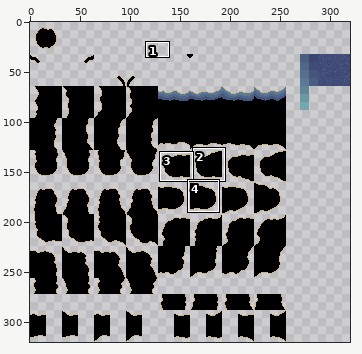
Pixel-art file: tiles/coast.ase. The first picture is a wide view before the edit; the outline marks the close-up.
Close-up. Before:
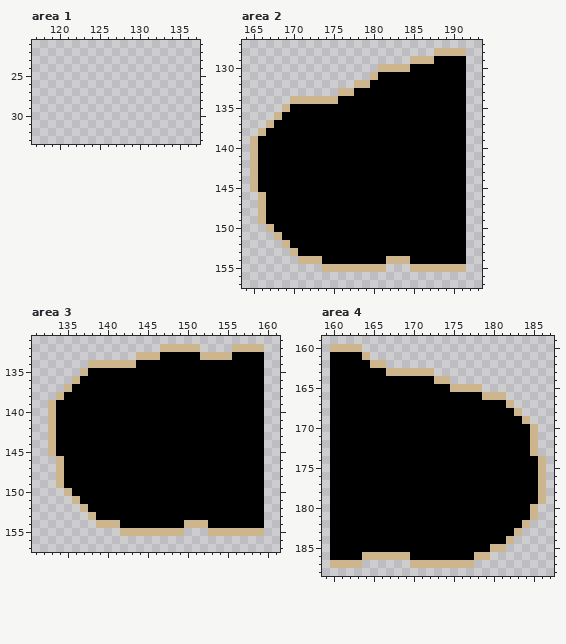
320x320 pixels, 1 frame. Shown: area 1: x 117..137, y 21..33; area 2: x 164..193, y 127..157; area 3: x 131..161, y 131..157; area 4: x 159..187, y 159..188. The commit also changed other parts of the picture, which this record leaves out.
After the commit:
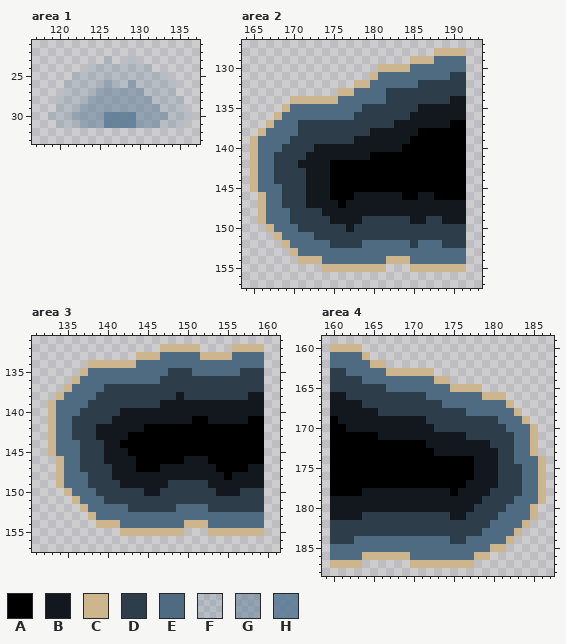
Palette (. is transparent): A #000000  B #12181d  C #cdb58e  D #2d3d4a  E #4f6b82  F #5a7a9432  G #5a7a9480  H #5a7a94e0
Commit: Finish beach tiles.
Diff:
--- area 1, layer "beach"
@@ x 117..137 @@
 22 .....................
-23 .....................
-24 .....................
-25 .....................
-26 .....................
-27 .....................
-28 .....................
-29 .....................
-30 .....................
-31 .....................
+23 .........F..F........
+24 .......FFFFFFFF......
+25 .....FFFFFFFFFFFF....
+26 ....FFFFFGFFGFFFFF...
+27 ....FFFFGGGGGGFFFF...
+28 ...FFFFGGGGGGGGFFFF..
+29 ...FFFGGGGGGGGGGFFF..
+30 ..FFFGGGGHHHHGGGGFFF.
+31 ...FFFGGGHHHHGGGFFF..
 32 .....................
--- area 2, layer "beach"
@@ x 164..193 @@
 128 ........................CCCC..
-129 .....................CCCAAAA..
-130 .................CCCCAAAAAAA..
-131 ................CAAAAAAAAAAA..
-132 ..............CCAAAAAAAAAAAA..
-133 ............CCAAAAAAAAAAAAAA..
-134 ......CCCCCCAAAAAAAAAAAAAAAA..
-135 .....CAAAAAAAAAAAAAAAAAAAAAA..
-136 ....CAAAAAAAAAAAAAAAAAAAAAAA..
-137 ...CAAAAAAAAAAAAAAAAAAAAAAAA..
-138 ..CAAAAAAAAAAAAAAAAAAAAAAAAA..
-139 .CAAAAAAAAAAAAAAAAAAAAAAAAAA..
-140 .CAAAAAAAAAAAAAAAAAAAAAAAAAA..
-141 .CAAAAAAAAAAAAAAAAAAAAAAAAAA..
-142 .CAAAAAAAAAAAAAAAAAAAAAAAAAA..
-143 .CAAAAAAAAAAAAAAAAAAAAAAAAAA..
-144 .CAAAAAAAAAAAAAAAAAAAAAAAAAA..
-145 .CAAAAAAAAAAAAAAAAAAAAAAAAAA..
-146 ..CAAAAAAAAAAAAAAAAAAAAAAAAA..
-147 ..CAAAAAAAAAAAAAAAAAAAAAAAAA..
-148 ..CAAAAAAAAAAAAAAAAAAAAAAAAA..
-149 ..CAAAAAAAAAAAAAAAAAAAAAAAAA..
-150 ...CAAAAAAAAAAAAAAAAAAAAAAAA..
-151 ....CAAAAAAAAAAAAAAAAAAAAAAA..
-152 .....CAAAAAAAAAAAAAAAAAAAAAA..
-153 ......CAAAAAAAAAAAAAAAAAAAAA..
-154 .......CCCAAAAAAAACCCAAAAAAA..
+129 .....................CCCEEEE..
+130 .................CCCCEEEEEEE..
+131 ................CEEEEEEEEEDD..
+132 ..............CCEEEEEEDDDDDD..
+133 ............CCEEEEDDDDDDDDDD..
+134 ......CCCCCCEEEEEEDDDDDDDDBB..
+135 .....CEEEEEEEEEDDDDDDDBBBBBB..
+136 ....CEEEEEEEEEDDDDDDDBBBBBBB..
+137 ...CEEEDDDDDDDDDDDDBBBBBBBAA..
+138 ..CEEEEDDDDDDDDDBBBBBBAAAAAA..
+139 .CEEEEDDDDDDDDBBBBBBBAAAAAAA..
+140 .CEEEDDDDBBBBBBBBBBBAAAAAAAA..
+141 .CEEDDDDBBBBBBBBAAAAAAAAAAAA..
+142 .CEEDDDBBBBAAAAAAAAAAAAAAAAA..
+143 .CEEDDDDBBBAAAAAAAAAAAAAAAAA..
+144 .CEEDDDDBBBAAAAAAAAAAAAAAAAA..
+145 .CEEEDDDBBBAAAAAAAAAAAAAAAAA..
+146 ..CEEDDDBBBAAABBBBBBAABBAAAA..
+147 ..CEEDDDBBBBABBBBBBBBBBBBBBB..
+148 ..CEEEDDDDBBBBBBBBBBBBBBBBBB..
+149 ..CEEEDDDDDBBBBDDDDDDBBDDBBB..
+150 ...CEEEDDDDDDBDDDDDDDDDDDDDD..
+151 ....CEEEEDDDDDDDDDDDDDDDDDDD..
+152 .....CEEEEEDDDDEEEEEEDEEEDDD..
+153 ......CEEEEEEEEEEEEEEEEEEEEE..
+154 .......CCCEEEEEEEECCCEEEEEEE..
 155 ..........CCCCCCCC...CCCCCCC..
--- area 3, layer "beach"
@@ x 131..161 @@
 132 ................CCCCC....CCCC..
-133 .............CCCAAAAACCCCAAAA..
-134 .......CCCCCCAAAAAAAAAAAAAAAA..
-135 ......CAAAAAAAAAAAAAAAAAAAAAA..
-136 .....CAAAAAAAAAAAAAAAAAAAAAAA..
-137 ....CAAAAAAAAAAAAAAAAAAAAAAAA..
-138 ...CAAAAAAAAAAAAAAAAAAAAAAAAA..
-139 ..CAAAAAAAAAAAAAAAAAAAAAAAAAA..
-140 ..CAAAAAAAAAAAAAAAAAAAAAAAAAA..
-141 ..CAAAAAAAAAAAAAAAAAAAAAAAAAA..
-142 ..CAAAAAAAAAAAAAAAAAAAAAAAAAA..
-143 ..CAAAAAAAAAAAAAAAAAAAAAAAAAA..
-144 ..CAAAAAAAAAAAAAAAAAAAAAAAAAA..
-145 ..CAAAAAAAAAAAAAAAAAAAAAAAAAA..
-146 ...CAAAAAAAAAAAAAAAAAAAAAAAAA..
-147 ...CAAAAAAAAAAAAAAAAAAAAAAAAA..
-148 ...CAAAAAAAAAAAAAAAAAAAAAAAAA..
-149 ...CAAAAAAAAAAAAAAAAAAAAAAAAA..
-150 ....CAAAAAAAAAAAAAAAAAAAAAAAA..
-151 .....CAAAAAAAAAAAAAAAAAAAAAAA..
-152 ......CAAAAAAAAAAAAAAAAAAAAAA..
-153 .......CAAAAAAAAAAAAAAAAAAAAA..
-154 ........CCCAAAAAAAACCCAAAAAAA..
+133 .............CCCEEEEECCCCEEEE..
+134 .......CCCCCCEEEEEEEEEEEEEEEE..
+135 ......CEEEEEEEEEEDDDEEEEEEDDD..
+136 .....CEEEEEEEEEEDDDDDDDDDDDDD..
+137 ....CEEEEDDDDDDDDDDDDDDDDDDDD..
+138 ...CEEEEDDDDDDDDDDBDDDDDDDDBB..
+139 ..CEEEEDDDDDDDDDBBBBBBBBBBBBB..
+140 ..CEEEDDDDDBBBBBBBBBBBBBBBBBB..
+141 ..CEEDDDDDBBBBBBBBBBAABBBBBAA..
+142 ..CEEDDDBBBBBBAAAAAAAAAAAAAAA..
+143 ..CEEDDDBBBBAAAAAAAAAAAAAAAAA..
+144 ..CEEEDDDBBAAAAAAAAAAAAAAAAAA..
+145 ..CEEEDDDBBBAAAAAAAAAAAAAAAAA..
+146 ...CEEDDDBBBBAAAAAABBBAAAAAAA..
+147 ...CEEDDDDBBBAAABBBBBBBAAAABB..
+148 ...CEEEDDDBBBBBBBBBBBBBBABBBB..
+149 ...CEEEDDDDBBBBBBDDDDDBBBBBBB..
+150 ....CEEEDDDDDDBBDDDDDDDBBBDDD..
+151 .....CEEEDDDDDDDDDDDDDDDDDDDD..
+152 ......CEEEEEDDDDDDEEEEDDDDDDD..
+153 .......CEEEEEEEEEEEEEEEEEEEEE..
+154 ........CCCEEEEEEEECCCEEEEEEE..
 155 ...........CCCCCCCC...CCCCCCC..
--- area 4, layer "beach"
@@ x 159..187 @@
 160 .CCCC........................
-161 .AAAAC.......................
-162 .AAAAACC.....................
-163 .AAAAAAACCCCCC...............
-164 .AAAAAAAAAAAAACC.............
-165 .AAAAAAAAAAAAAAACCCC.........
-166 .AAAAAAAAAAAAAAAAAAACCC......
-167 .AAAAAAAAAAAAAAAAAAAAAAC.....
-168 .AAAAAAAAAAAAAAAAAAAAAAAC....
-169 .AAAAAAAAAAAAAAAAAAAAAAAAC...
-170 .AAAAAAAAAAAAAAAAAAAAAAAAAC..
-171 .AAAAAAAAAAAAAAAAAAAAAAAAAC..
-172 .AAAAAAAAAAAAAAAAAAAAAAAAAC..
-173 .AAAAAAAAAAAAAAAAAAAAAAAAAC..
-174 .AAAAAAAAAAAAAAAAAAAAAAAAAAC.
-175 .AAAAAAAAAAAAAAAAAAAAAAAAAAC.
-176 .AAAAAAAAAAAAAAAAAAAAAAAAAAC.
-177 .AAAAAAAAAAAAAAAAAAAAAAAAAAC.
-178 .AAAAAAAAAAAAAAAAAAAAAAAAAAC.
-179 .AAAAAAAAAAAAAAAAAAAAAAAAAAC.
-180 .AAAAAAAAAAAAAAAAAAAAAAAAAC..
-181 .AAAAAAAAAAAAAAAAAAAAAAAAAC..
-182 .AAAAAAAAAAAAAAAAAAAAAAAAC...
-183 .AAAAAAAAAAAAAAAAAAAAAAAC....
-184 .AAAAAAAAAAAAAAAAAAAAAAC.....
-185 .AAAAAAAAAAAAAAAAAAAACC......
-186 .AAAACCCCCCAAAAAAAACC........
+161 .EEEEC.......................
+162 .EEEEECC.....................
+163 .DDEEEEECCCCCC...............
+164 .DDDDEEEEEEEEECC.............
+165 .DDDDDDDEEEEEEEECCCC.........
+166 .BBDDDDDDDDDDEEEEEEECCC......
+167 .BBBBDDDDDDDDDDEEEEEEEEC.....
+168 .BBBBBBDDDDDDDDDDDEEEEEEC....
+169 .ABBBBBBBBBBBDDDDDDDDDEEEC...
+170 .AABBBBBBBBBBBDDDDDDDDDEEEC..
+171 .AAAAAABBBBBBBBBBBDDDDDDEEC..
+172 .AAAAAAAAAAAABBBBBBBBDDDEEC..
+173 .AAAAAAAAAAAAABBBBBBBBDDEEC..
+174 .AAAAAAAAAAAAAAAAAABBBDDEEEC.
+175 .AAAAAAAAAAAAAAAAAABBBDDDEEC.
+176 .AAAAAAAAAAAAAAAAAABBBDDDEEC.
+177 .AAAAAAAAAAAAAAAAABBBBDDDEEC.
+178 .AAAABBBBBBBBBBBABBBBDDDDEEC.
+179 .BBBBBBBBBBBBBBBBBBBDDDDEEEC.
+180 .BBBBBBBBBBBBBBBBBBDDDDEEEC..
+181 .BBBBDDDDDDDDDDDBBDDDDEEEEC..
+182 .DDDDDDDDDDDDDDDDDDDDEEEEC...
+183 .DDDDDDDDDDDDDDDDDDDEEEEC....
+184 .DDDEEEEEEEEEEEEDDEEEEEC.....
+185 .EEEEEEEEEEEEEEEEEEEECC......
+186 .EEEECCCCCCEEEEEEEECC........
 187 .CCCC......CCCCCCCC..........
Where, in picture pixels (left, top, right, bottom), the same in both close-ups:
added: (48, 56, 192, 128)
changed: (258, 56, 466, 264)
changed: (56, 352, 264, 528)
changed: (330, 352, 538, 560)
